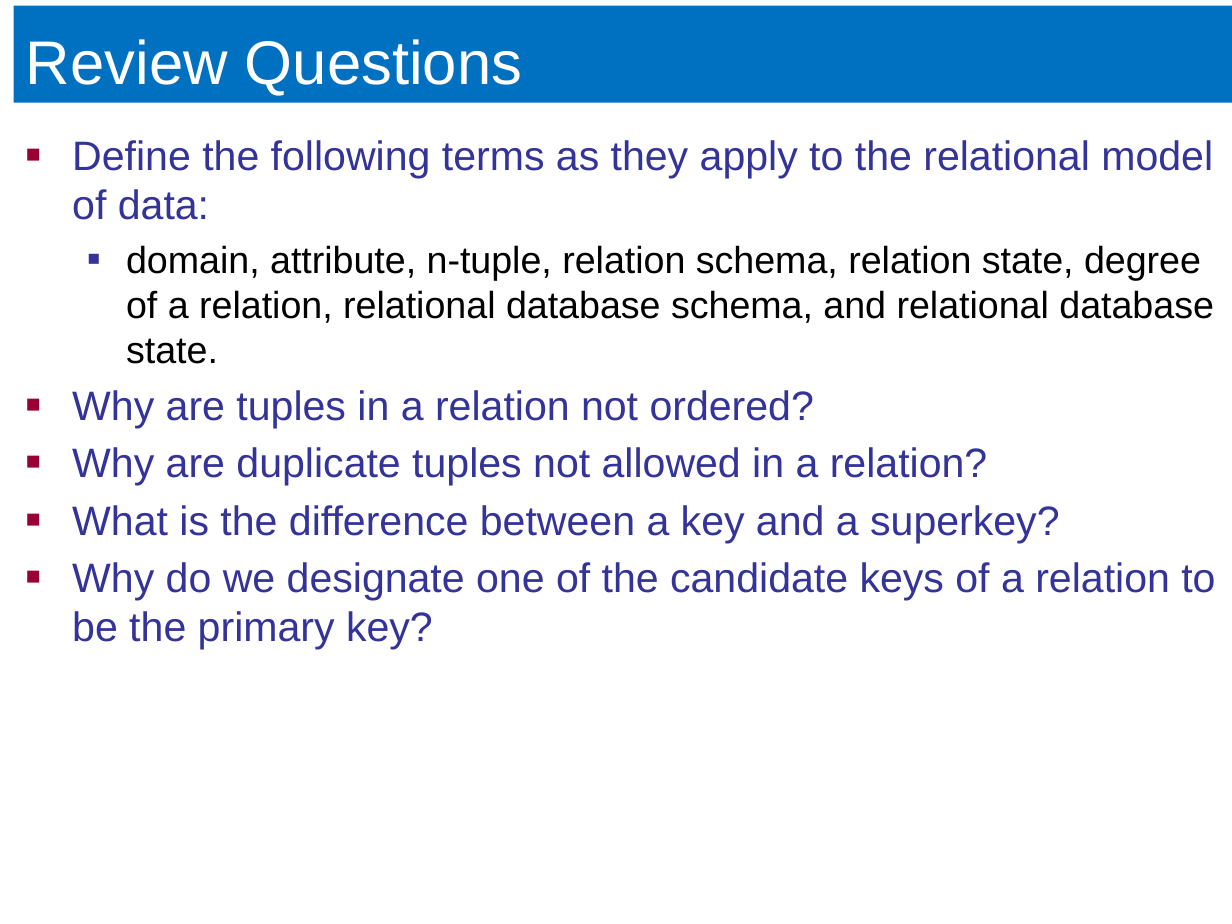
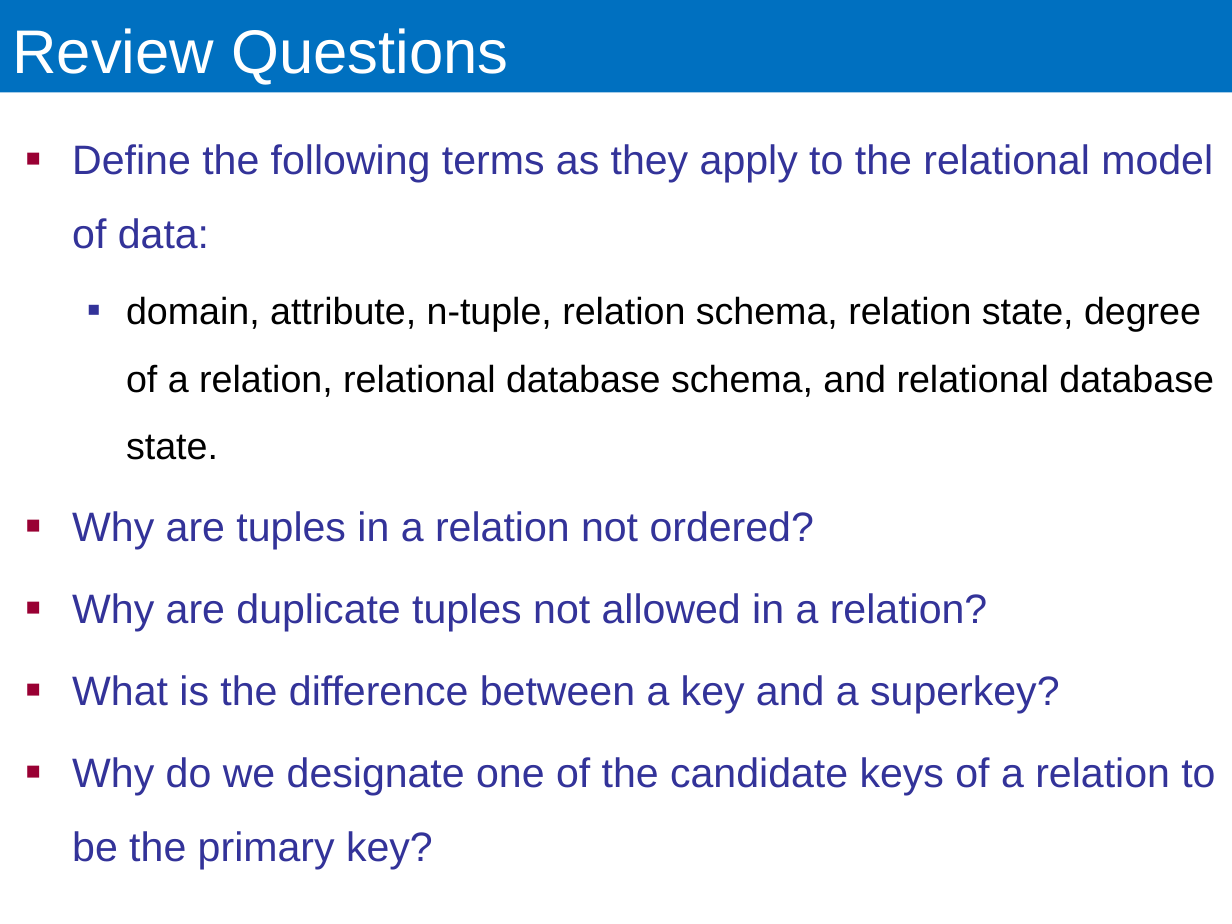
Before and after one commit to ECEG4191/Lecture-Slides, a slide deck: slide 60 of 2. Relational Model.pptx (slide 64 before the commit). Drawn at 1232x924 pixels with LibreOffice and Linux fonts; fonts in the diff are those of the drawing. Boxes give left, top, right and bottom in pixels: in the first picture for what was removed or moved away, otherwise in the second. Text is boxed around its words. In the diff, an @@ line names an element or a change of style, - is before the commit and + after.

```diff
--- a/2. Relational Model.pptx
+++ b/2. Relational Model.pptx
@@ title "Review Questions": place and size @@
-title "Review Questions" at [14, 6, 1232, 103]
+title "Review Questions" at [0, 0, 1232, 92]
@@ text "Define the following terms as ..." at [72, 144, 1215, 869]: line spacing 1 to 1.5 @@
```
Also in this commit, not shown: 13 other slides changed, 4 slides removed, 1 other file.
